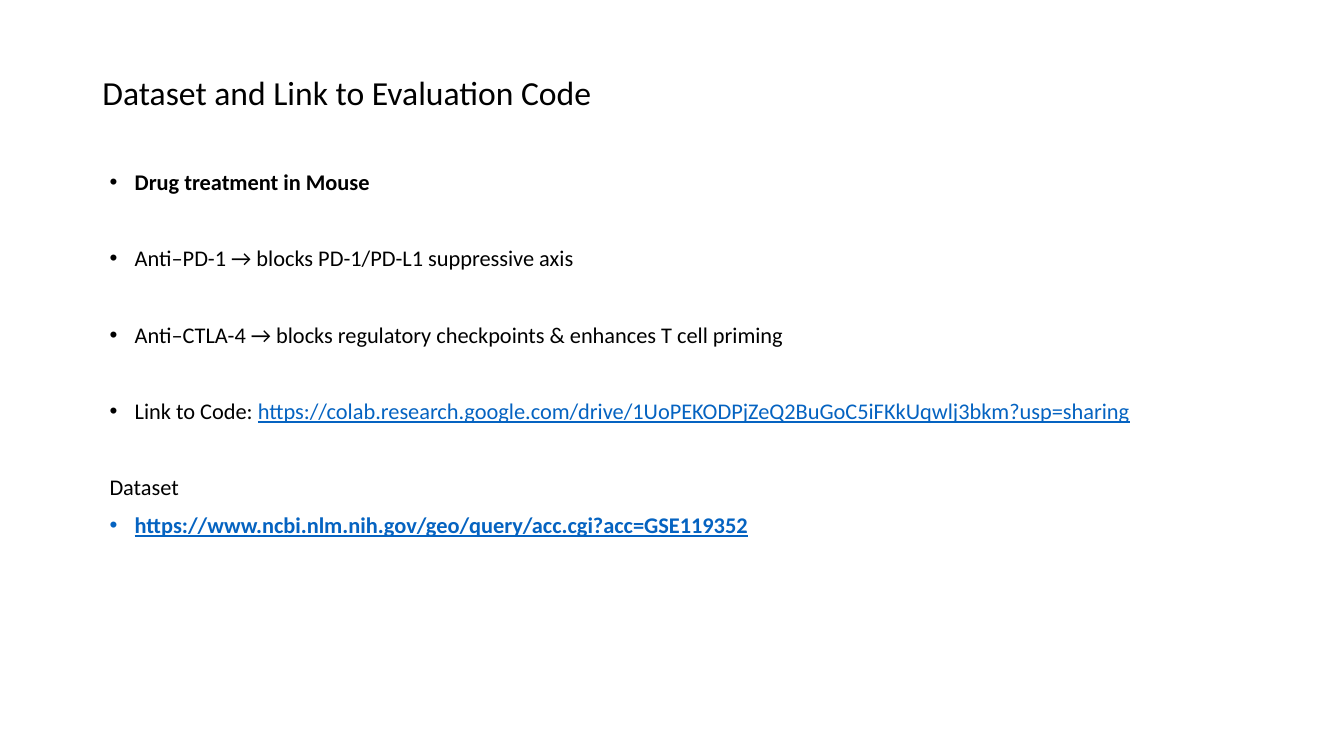
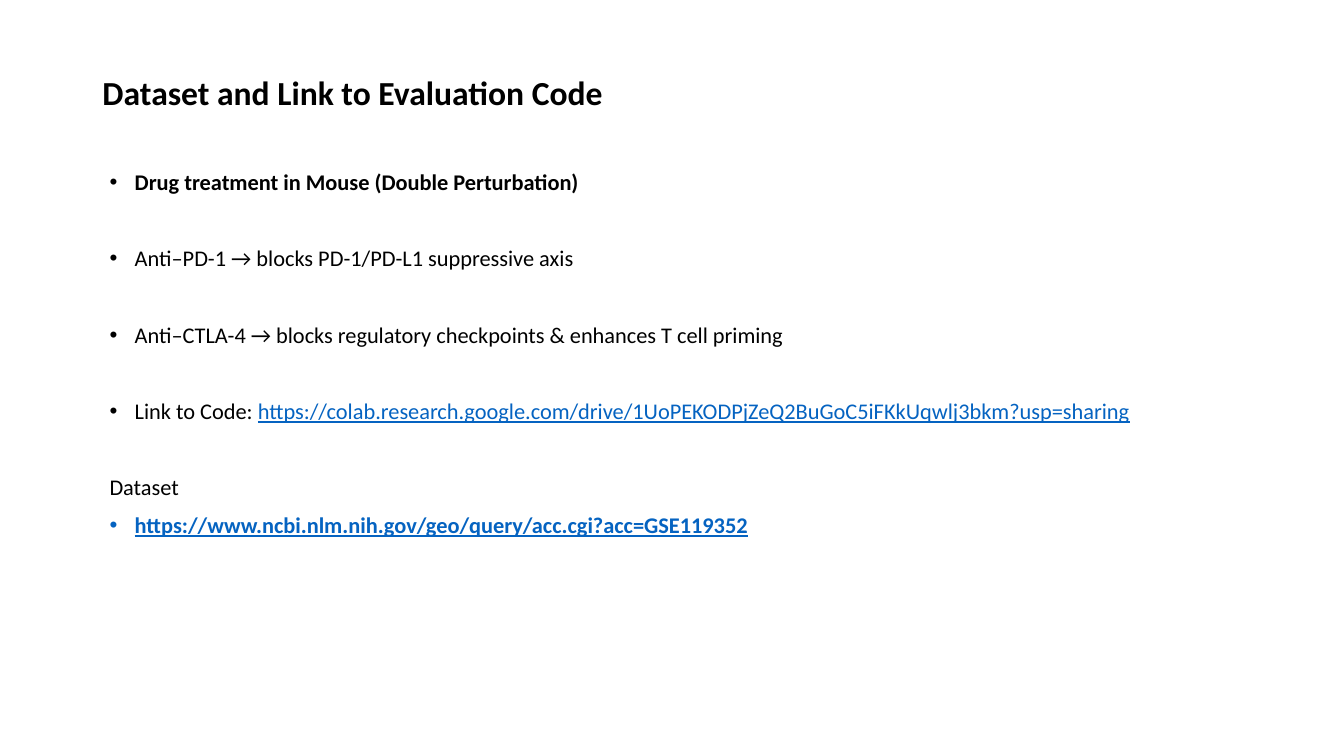
Before and after one commit to boabangf/GNN_RL_gene_trajectory_perturbation, a slide deck: slide 20 of ppt slides for omic codeathon (1) (1).pptx. Drawn at 1344x756 pixels with LibreOffice and Linux fonts; fonts in the diff are those of the drawing. Boxes give left, top, right and bottom in pixels: in the first picture for what was removed or moved away, otherwise in the second. Text is boxed around its words. In the diff, an @@ line names an element or a change of style, - is before the commit and + after.

```diff
--- a/ppt slides for omic codeathon (1) (1).pptx
+++ b/ppt slides for omic codeathon (1) (1).pptx
@@ title "Dataset and Link to Evaluation ..." at (x1=102, y1=81, x2=603, y2=106): bold on @@
@@ text at (x1=135, y1=173, x2=578, y2=194): text changed @@
-• Drug treatment in Mouse
+• Drug treatment in Mouse (Double Perturbation)
```
Also in this commit, not shown: 11 other slides changed, 1 slide added.
